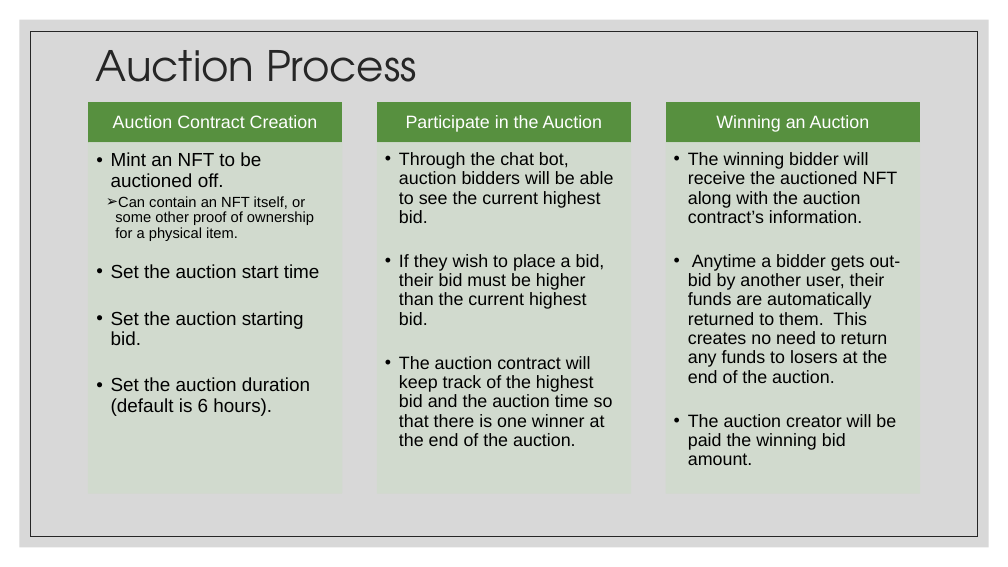
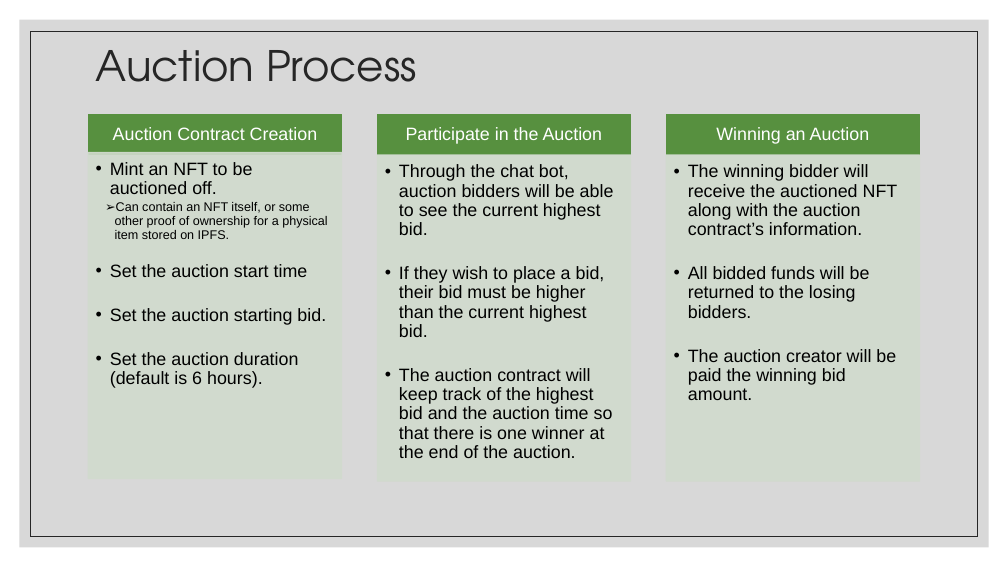
Before and after one commit to sudo-August/AuctionBlock-Chatbot, a slide deck: slide 3 of presentation/Auction Block.pptx. Drawn at 1008x567 pixels with LibreOffice and Linux fonts; fonts in the diff are those of the drawing. Boxes give left, top, right and bottom in pixels: in the first picture for what was removed or moved away, otherwise in the second. Text is boxed around its words. In the diff, an @@ line names an element or a change of style, - is before the commit and + after.

Commit message:
updated slide deck

```diff
--- a/presentation/Auction Block.pptx
+++ b/presentation/Auction Block.pptx
@@ 3 texts, 3 rectangles: place and size @@
-3 texts, 3 rectangles at <box>88,102,920,143</box>
+3 texts, 3 rectangles at <box>88,114,920,155</box>
@@ text "Mint an NFT to be ...": place and size @@
-text "Mint an NFT to be ..." at <box>111,152,320,416</box>
+text "Mint an NFT to be ..." at <box>105,162,327,388</box>
@@ rectangle: place and size @@
-rectangle at <box>88,143,342,494</box>
+rectangle at <box>88,152,342,479</box>
@@ text at <box>110,162,326,388</box>: size 18 to 17 pt in "Mint an NFT to be auctioned off.", "Set the auction start time", "Set the auction starting bid.", "Set the auction duration (default is 6 ..." @@
@@ text "Through the chat bot, auction ...": place and size @@
-text "Through the chat bot, auction ..." at <box>399,152,614,446</box>
+text "Through the chat bot, auction ..." at <box>399,164,614,458</box>
@@ rectangle: place and size @@
-rectangle at <box>377,143,631,494</box>
+rectangle at <box>377,155,631,482</box>
@@ rectangle: place and size @@
-rectangle at <box>666,143,920,494</box>
+rectangle at <box>666,155,920,482</box>
@@ text "The winning bidder will receive ...": place and size @@
-text "The winning bidder will receive ..." at <box>688,152,901,465</box>
+text "The winning bidder will receive ..." at <box>688,164,898,400</box>
@@ text at <box>105,202,327,239</box>: text changed; size 14 to 12 pt @@
-    ➢ Can contain an NFT itself, or some other proof of ownership for a physical item.
+    ➢ Can contain an NFT itself, or some other proof of ownership for a physical item stored on IPFS.
@@ text at <box>688,266,870,318</box>: text changed @@
-  • Anytime a bidder gets out-bid by another user, their funds are automatically returned to them. This creates no need to return any funds to losers at the end of the auction.
+  • All bidded funds will be returned to the losing bidders.
```
Also in this commit, not shown: 2 other slides changed, 2 other files.
